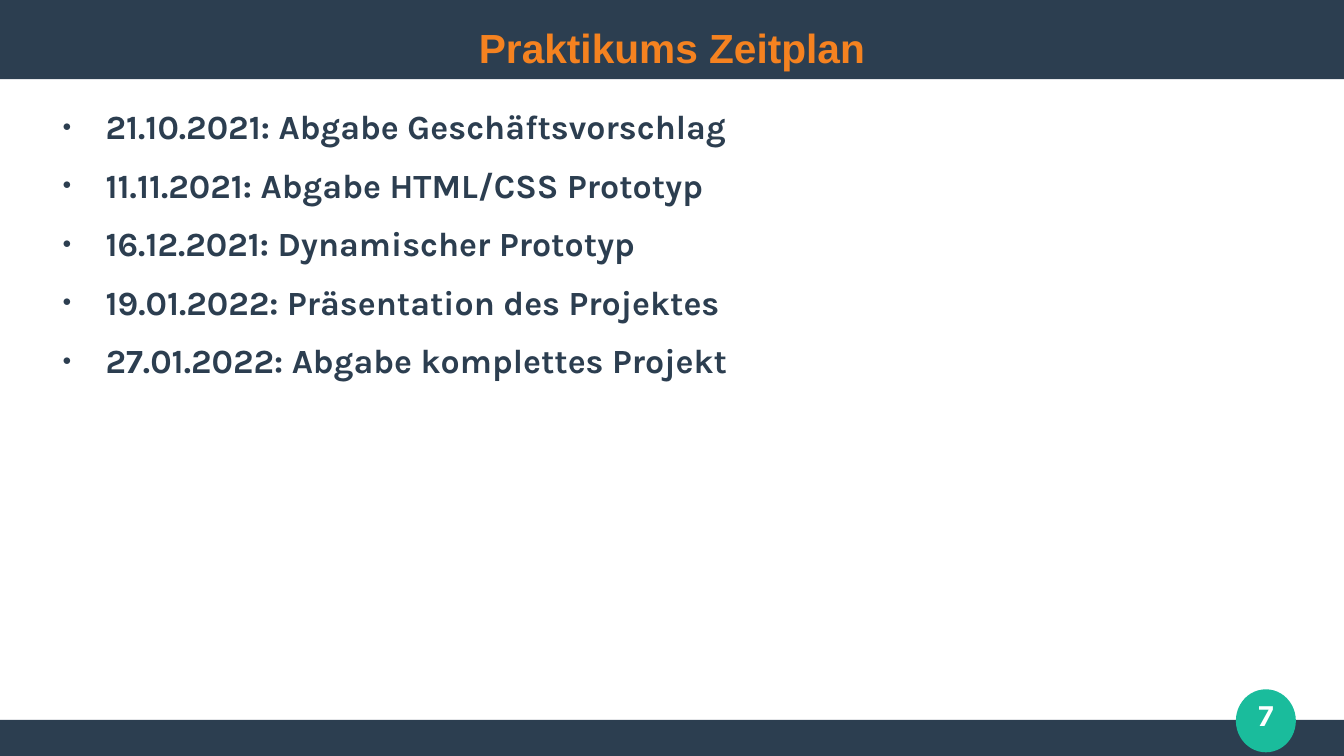
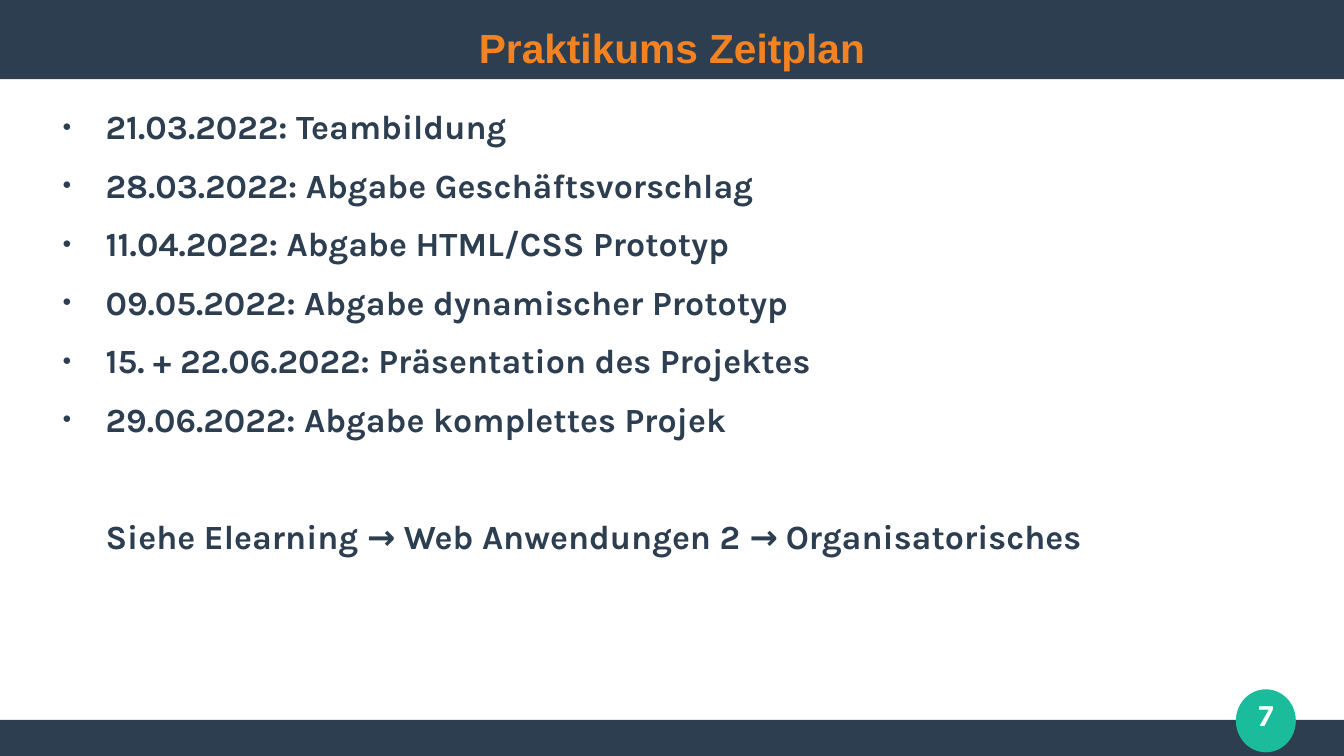
Before and after one commit to ghandmann/HS-AlbSig-WebAnwendungen2, a slide deck: slide 7 of Kapitel/00_Begruessung.odp. Drawn at 1344x756 pixels with LibreOffice and Linux fonts; fonts in the diff are those of the drawing. Boxes give left, top, right and bottom in pixels: in the first picture for what was removed or moved away, otherwise in the second. Text is boxed around its words. In the diff, an @@ line names an element or a change of style, - is before the commit and + after.

Commit message:
update for SoSe2022

```diff
--- a/Kapitel/00_Begruessung.odp
+++ b/Kapitel/00_Begruessung.odp
@@ text at [106, 115, 1081, 557]: text changed @@
-● 21.10.2021: Abgabe Geschäftsvorschlag
-● 11.11.2021: Abgabe HTML/CSS Prototyp
-● 16.12.2021: Dynamischer Prototyp
-● 19.01.2022: Präsentation des Projektes
-● 27.01.2022: Abgabe komplettes Projekt
+● 21.03.2022: Teambildung
+● 28.03.2022: Abgabe Geschäftsvorschlag
+● 11.04.2022: Abgabe HTML/CSS Prototyp
+● 09.05.2022: Abgabe dynamischer Prototyp
+● 15. + 22.06.2022: Präsentation des Projektes
+● 29.06.2022: Abgabe komplettes Projek
+Siehe Elearning → Web Anwendungen 2 → Organisatorisches
```
Also in this commit, not shown: 1 other slide changed.
